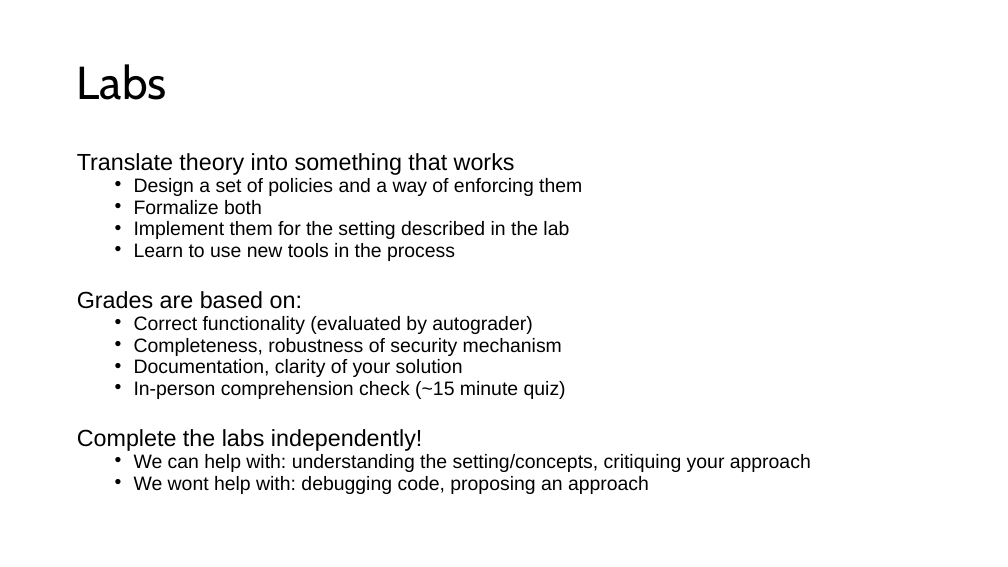
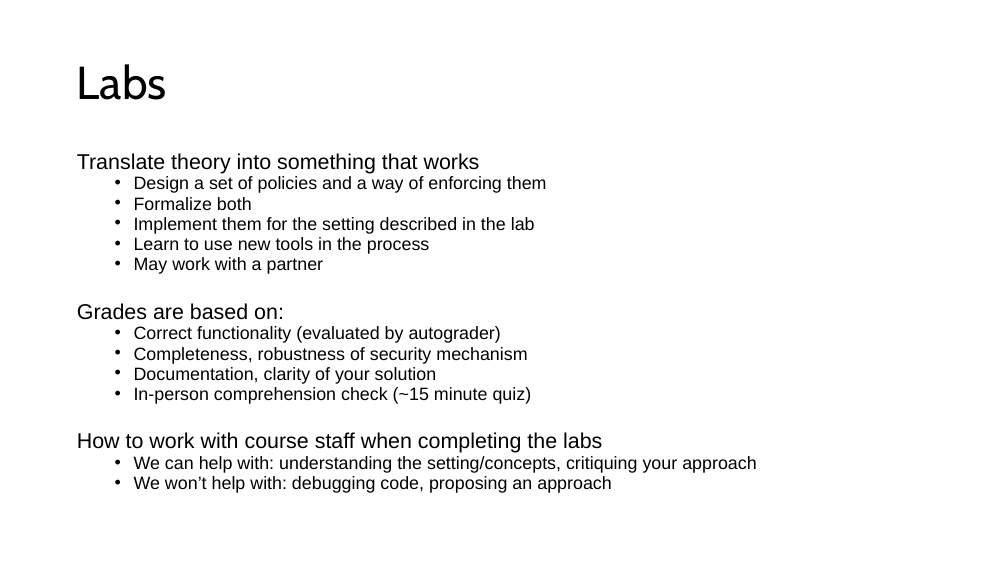
Before and after one commit to 15316-cmu/15316-cmu.github.io, a slide deck: slide 17 of 2026/lectures/01-intro.pptx. Drawn at 1008x567 pixels with LibreOffice and Linux fonts; fonts in the diff are those of the drawing. Boxes give left, top, right and bottom in pixels: in the first picture for what was removed or moved away, otherwise in the second. Text is boxed around its words. In the diff, an @@ line names an element or a change of style, - is before the commit and + after.

Commit message:
updated lecture 1 for clarity on group work

```diff
--- a/2026/lectures/01-intro.pptx
+++ b/2026/lectures/01-intro.pptx
@@ text at (77, 153, 757, 473): size 22.2 to 20.4 pt in "Translate theory into something that works", "Grades are based on:"; size 18.5 to 17 pt in "Design a set of policies and a ...", "Formalize both", "Implement them for the setting described in ...", "Learn to use new tools in the ..." and 5 more places @@
@@ text at (134, 257, 324, 274): paragraph added @@
+  • May work with a partner
@@ text at (77, 432, 602, 453): text changed; size 22.2 to 20.4 pt @@
-Complete the labs independently!
+How to work with course staff when completing the labs
@@ text at (134, 476, 612, 493): text changed; size 18.5 to 17 pt @@
-  • We wont help with: debugging code, proposing an approach
+  • We won’t help with: debugging code, proposing an approach
```
Also in this commit, not shown: 1 other file.
